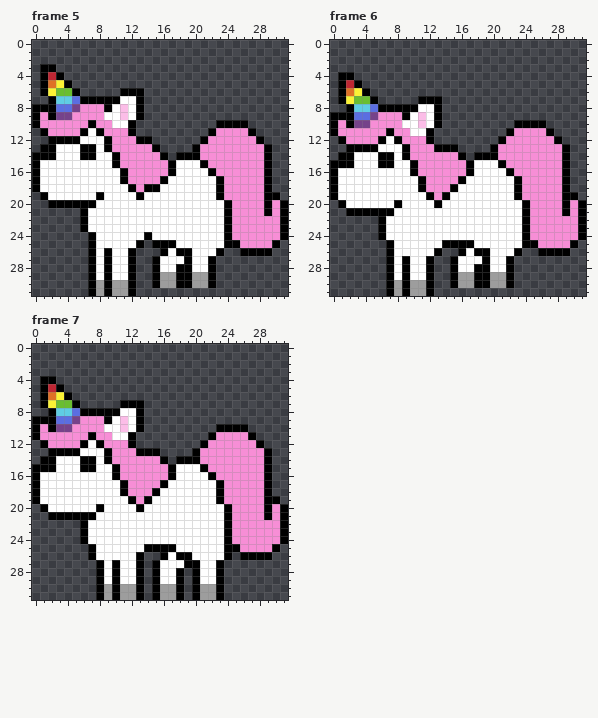
A pixel-art file gets an edit: Assets/Sprites/Aseprite/Player Walk.aseprite. That is the earlier state.
32x32 pixels, 7 frames. Shown: frame 5, frame 6, frame 7. The commit also changed other frames, which this record leaves out.
And afterwards:
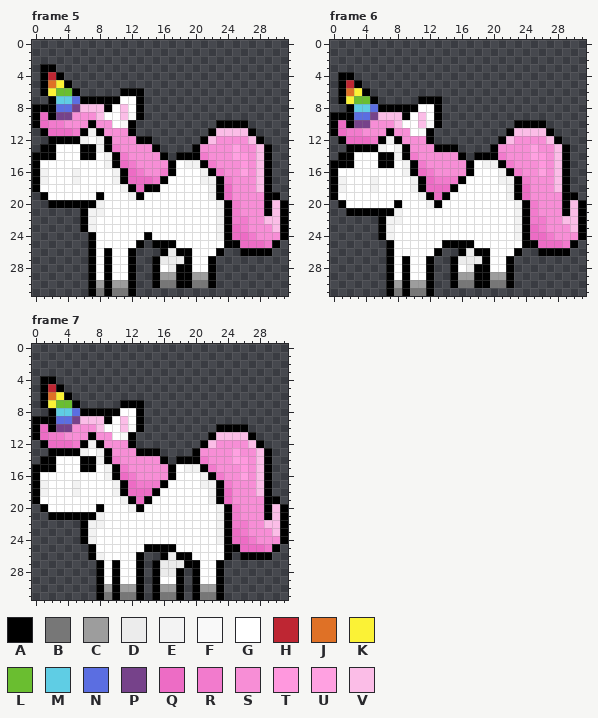
Palette (. is transparent): A #000000  B #777777  C #9d9d9d  D #ececec  E #f3f3f3  F #f9f9f9  G #ffffff  H #be2633  J #df7126  K #fbf236  L #6abe30  M #5fcde4  N #5b6ee1  P #76428a  Q #ed6cc5  R #f27bcd  S #f78ed6  T #ff98de  U #ffa1e1  V #fbbde7
What changed:
Frame 5:
y 8: x 6..8 SSS -> VVV
y 9: x 1 S -> Q; x 8 S -> V; x 12 G -> F
y 10: x 1..3 SSS -> QRR; x 11 G -> F
y 11: x 2..5 SSSS -> QQQR; x 7 G -> E; x 23..26 SSSS -> VVVV
y 12: x 6 G -> E; x 8 G -> E; x 22 S -> V; x 27 S -> V
y 13: x 8 G -> E; x 10 S -> R; x 25 S -> U; x 28 S -> V
y 14: x 9 G -> E; x 11 S -> R; x 21 S -> R; x 25..26 SS -> UT; x 28 S -> V
y 15: x 9 G -> E; x 11..12 SS -> QR; x 19..20 GG -> EE; x 22 S -> R; x 26 S -> T; x 28 S -> V
y 16: x 1 G -> E; x 5 G -> E; x 10 G -> E; x 12..13 SS -> QR; x 16 S -> R; x 21 G -> E; x 23 S -> R; x 26 S -> U; x 28 S -> V
y 17: x 1 G -> E; x 5 G -> E; x 10 G -> E; x 12..15 SSSS -> QQQR; x 21..22 GG -> EE; x 24 S -> R; x 28 S -> V
y 18: x 11 G -> E; x 13 S -> Q; x 22 G -> E; x 24 S -> Q; x 28 S -> V
y 19: x 12 G -> E; x 22 G -> E; x 24 S -> Q
y 20: x 8 G -> E; x 23 G -> E; x 25 S -> R; x 30 S -> V
y 21: x 7..8 GG -> EE; x 23 G -> E; x 25 S -> R; x 30 S -> V
y 22: x 7 G -> E; x 23 G -> E; x 25..26 SS -> RR; x 29..30 SS -> VV
y 23: x 7 G -> E; x 23 G -> E; x 25..26 SS -> QR; x 30 S -> V
y 24: x 23 G -> E; x 25..27 SSS -> QQR
y 25: x 26..29 SSSS -> QQQR
y 26: x 17 G -> D
y 27: x 16..18 GGG -> DDD
y 28: x 17 G -> D
y 30: x 16..17 CC -> BB; x 20..21 CC -> BB
y 31: x 8 C -> B; x 10..11 CC -> BB
Frame 6:
y 9: x 6..8 SSS -> VVV
y 10: x 1 S -> Q; x 8 S -> V; x 12 G -> F
y 11: x 1..3 SSS -> QRR; x 11 G -> F; x 23..26 SSSS -> VVVV
y 12: x 2..5 SSSS -> QQQR; x 7 G -> E; x 22 S -> V; x 27 S -> V
y 13: x 6 G -> E; x 8 G -> E; x 25 S -> U; x 28 S -> V
y 14: x 8 G -> E; x 10 S -> R; x 21 S -> R; x 25..26 SS -> UT; x 28 S -> V
y 15: x 9 G -> E; x 11 S -> R; x 19..20 GG -> EE; x 22 S -> R; x 26 S -> T; x 28 S -> V
y 16: x 9 G -> E; x 11..12 SS -> QR; x 21 G -> E; x 23 S -> R; x 26 S -> U; x 28 S -> V
y 17: x 1 G -> E; x 5 G -> E; x 10 G -> E; x 12..15 SSSS -> QRRR; x 21..22 GG -> EE; x 24 S -> R; x 28 S -> V
y 18: x 1 G -> E; x 5 G -> E; x 10 G -> E; x 12..14 SSS -> QQQ; x 22 G -> E; x 24 S -> Q; x 28 S -> V
y 19: x 11 G -> E; x 13 S -> Q; x 22 G -> E; x 24 S -> Q
y 20: x 12 G -> E; x 23 G -> E; x 25 S -> R; x 30 S -> V
y 21: x 8 G -> E; x 23 G -> E; x 25 S -> R; x 30 S -> V
y 22: x 7..8 GG -> EE; x 23 G -> E; x 25..26 SS -> RR; x 29..30 SS -> VV
y 23: x 7 G -> E; x 23 G -> E; x 25..26 SS -> QR; x 30 S -> V
y 24: x 7 G -> E; x 23 G -> E; x 25..27 SSS -> QQR
y 25: x 26..29 SSSS -> QQQR
y 26: x 17 G -> D
y 27: x 16..18 GGG -> DDD
y 28: x 17 G -> D
y 30: x 16..17 CC -> BB; x 20..21 CC -> BB
y 31: x 8 C -> B; x 10..11 CC -> BB
Frame 7:
y 9: x 6..8 SSS -> VVV
y 10: x 1 S -> Q; x 8 S -> V; x 12 G -> F
y 11: x 1..3 SSS -> QRR; x 11 G -> F; x 23..26 SSSS -> VVVV
y 12: x 2..5 SSSS -> QQQR; x 7 G -> E; x 22 S -> V; x 27 S -> V
y 13: x 6 G -> E; x 8 G -> E; x 25 S -> U; x 28 S -> V
y 14: x 8 G -> E; x 10 S -> R; x 21 S -> R; x 25..26 SS -> UT; x 28 S -> V
y 15: x 9 G -> E; x 11 S -> R; x 19..20 GG -> EE; x 22 S -> R; x 26 S -> T; x 28 S -> V
y 16: x 9 G -> E; x 11..12 SS -> QR; x 21 G -> E; x 23 S -> R; x 26 S -> U; x 28 S -> V
y 17: x 1 G -> E; x 5 G -> E; x 10 G -> E; x 12..15 SSSS -> QRRR; x 21..22 GG -> EE; x 24 S -> R; x 28 S -> V
y 18: x 1 G -> E; x 5 G -> E; x 10 G -> E; x 12..14 SSS -> QQQ; x 22 G -> E; x 24 S -> Q; x 28 S -> V
y 19: x 11 G -> E; x 13 S -> Q; x 22 G -> E; x 24 S -> Q
y 20: x 12 G -> E; x 23 G -> E; x 25 S -> R; x 30 S -> V
y 21: x 8 G -> E; x 23 G -> E; x 25 S -> R; x 30 S -> V
y 22: x 7..8 GG -> EE; x 23 G -> E; x 25..26 SS -> RR; x 29..30 SS -> VV
y 23: x 7 G -> E; x 23 G -> E; x 25..26 SS -> QR; x 30 S -> V
y 24: x 7 G -> E; x 23 G -> E; x 25..27 SSS -> QQR
y 25: x 26..29 SSSS -> QQQR
y 26: x 8 G -> E; x 17 G -> D
y 27: x 16..18 GGG -> DDD
y 28: x 16..17 GG -> DD
y 31: x 9 C -> B; x 11..12 CC -> BB; x 16..17 CC -> BB; x 21..22 CC -> BB
